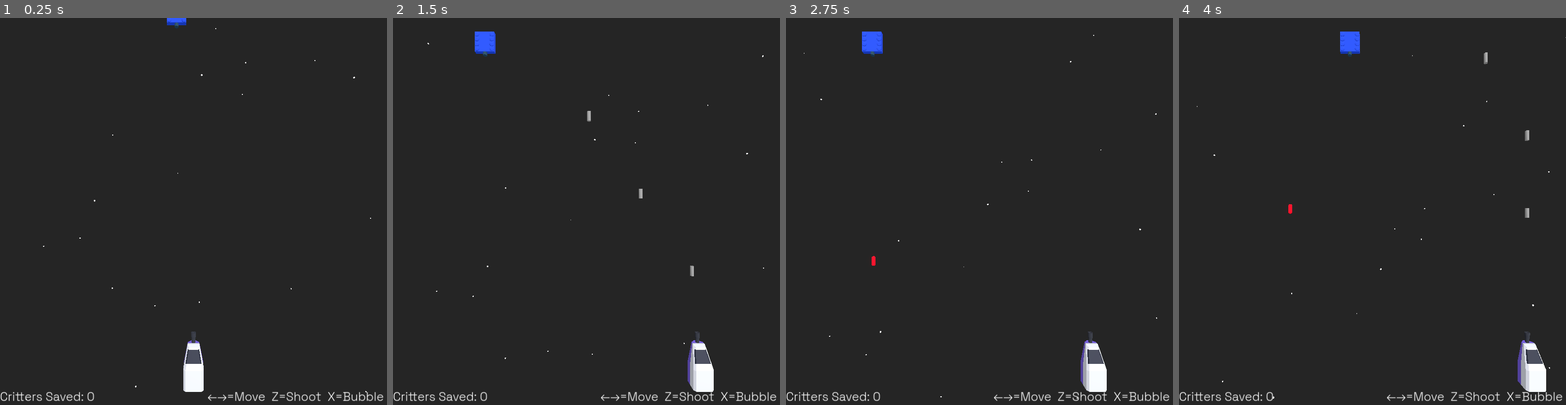
Above: before the commit, frames 1-4 (left to right).
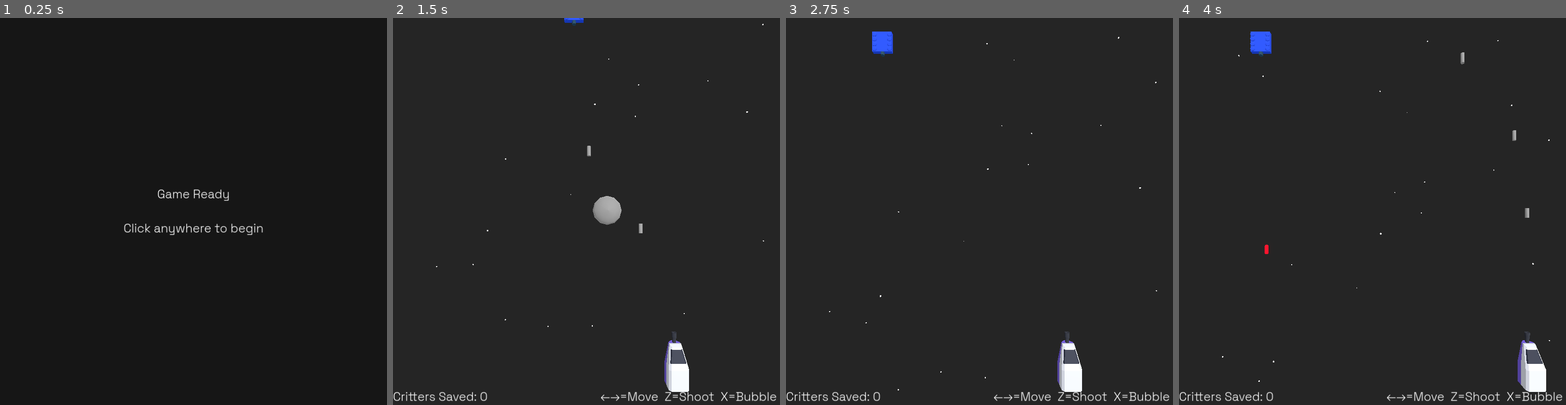
Above: after the commit, the same moments.

Repository: doctor-g/LD56
Game: Godot game, scene res://splash/splash_screen.tscn
Same seed, same stepped clock (60 frames per second), same inputs: the game is played once before the commit and once after it. Before the commit the project starts from res://world/world.tscn.
Inputs (mouse positions are in pixels of both pictures, inside the frame that each line leads up to):
- Up to frame 1 (0.25 s): no input
- Up to frame 2 (1.5 s): tap Enter at 0.5 s; move the mouse to (671, 192) at 0.52 s; hold D (move_right) 0.53-1.25 s; hold Space (fire) 0.53-1.25 s; click (671, 192) at 0.67 s; tap X (launch_bubble) at 0.8 s; click (586, 226) at 1.25 s, where only the run after the commit has a clickable "Begin Mission"
- Up to frame 3 (2.75 s): drag from (902, 230) to (960, 288) at 2.02 s
- Up to frame 4 (4 s): move the mouse to (1411, 126) at 2.77 s; hold D (move_right) 2.78-3.5 s; hold Space (fire) 2.78-3.5 s; click (1411, 126) at 2.92 s; tap X (launch_bubble) at 3.05 s; drag from (1353, 288) to (1256, 153) at 3.52 s

The runs differ from the first frame. In frame 1, 1.9% of the frame differs, in the area x 0-100%, y 0-99%; in frame 2, 2.4%, in the area x 8-96%, y 0-97%; in frame 3, 1.9%; in frame 4, 0.8%.

Commit message:
Add splash and credits

Diff:
--- a/project/project.godot
+++ b/project/project.godot
@@ -11,7 +11,7 @@
 [application]
 
 config/name="LD56"
-run/main_scene="res://world/world.tscn"
+run/main_scene="res://splash/splash_screen.tscn"
 config/features=PackedStringArray("4.3", "Forward Plus")
 config/icon="res://icon.svg"
 
--- /dev/null
+++ b/project/splash/splash_screen.gd
@@ -0,0 +1,6 @@
+extends Control
+
+
+func _on_gui_input(event: InputEvent) -> void:
+	if event is InputEventMouseButton and event.is_pressed():
+		get_tree().change_scene_to_packed(preload("res://world/world.tscn"))
--- /dev/null
+++ b/project/splash/splash_screen.tscn
@@ -0,0 +1,34 @@
+[gd_scene load_steps=3 format=3 uid="uid://c0kb8vc45aax4"]
+
+[ext_resource type="Script" path="res://splash/splash_screen.gd" id="1_cg4n7"]
+[ext_resource type="Theme" uid="uid://ddhhk3dhovsfl" path="res://common/theme.tres" id="1_pfpg0"]
+
+[node name="SplashScreen" type="Control"]
+layout_mode = 3
+anchors_preset = 15
+anchor_right = 1.0
+anchor_bottom = 1.0
+grow_horizontal = 2
+grow_vertical = 2
+script = ExtResource("1_cg4n7")
+
+[node name="Label" type="Label" parent="."]
+layout_mode = 1
+anchors_preset = 8
+anchor_left = 0.5
+anchor_top = 0.5
+anchor_right = 0.5
+anchor_bottom = 0.5
+offset_left = -104.5
+offset_top = -37.5
+offset_right = 104.5
+offset_bottom = 37.5
+grow_horizontal = 2
+grow_vertical = 2
+theme = ExtResource("1_pfpg0")
+text = "Game Ready
+
+Click anywhere to begin"
+horizontal_alignment = 1
+
+[connection signal="gui_input" from="." to="." method="_on_gui_input"]
--- a/project/world/wave_generator.gd
+++ b/project/world/wave_generator.gd
@@ -5,8 +5,9 @@
 
 var _waves_spawned := 0
 
-func _ready() -> void:
+func start() -> void:
 	_spawn_mob()
+	$WaveSpawnTimer.start()
 
 
 func _spawn_mob() -> void:
--- a/project/world/world.gd
+++ b/project/world/world.gd
@@ -7,6 +7,7 @@
 
 
 func _ready() -> void:
+	%BeginMissionButton.grab_focus()
 	_update_score_label()
 	$PlayerShip.exploded.connect(func():
 		%GameOverContainer.visible = true
@@ -25,3 +26,8 @@
 
 func _on_play_again_button_pressed() -> void:
 	get_tree().change_scene_to_packed(load("res://world/world.tscn"))
+
+
+func _on_begin_mission_button_pressed() -> void:
+	%TitleContainer.visible = false
+	%WaveGenerator.start()
--- a/project/world/world.tscn
+++ b/project/world/world.tscn
@@ -25,6 +25,12 @@
 
 [sub_resource type="LabelSettings" id="LabelSettings_x56wb"]
 font_size = 64
+
+[sub_resource type="LabelSettings" id="LabelSettings_q1f8u"]
+font_size = 64
+
+[sub_resource type="LabelSettings" id="LabelSettings_8syb2"]
+font_size = 24
 
 [node name="World" type="Node3D"]
 script = ExtResource("1_yhb16")
@@ -71,12 +77,12 @@
 scale_amount_max = 0.2
 
 [node name="WaveGenerator" type="Marker3D" parent="."]
+unique_name_in_owner = true
 transform = Transform3D(1, 0, 0, 0, 1, 0, 0, 0, 1, 0, 0, -19)
 script = ExtResource("3_ihlo5")
 
 [node name="WaveSpawnTimer" type="Timer" parent="WaveGenerator"]
 wait_time = 6.0
-autostart = true
 
 [node name="AudioStreamPlayer" type="AudioStreamPlayer" parent="."]
 stream = ExtResource("4_wcr52")
@@ -131,15 +137,55 @@
 
 [node name="GameOverLabel" type="Label" parent="HUD/GameOverContainer"]
 layout_mode = 2
-text = "GAME O."
+text = "GAME OVER"
 label_settings = SubResource("LabelSettings_x56wb")
 horizontal_alignment = 1
 
 [node name="PlayAgainButton" type="Button" parent="HUD/GameOverContainer"]
 unique_name_in_owner = true
 layout_mode = 2
-text = "Play Again"
+text = "Return to Menu"
+
+[node name="TitleContainer" type="Control" parent="HUD"]
+unique_name_in_owner = true
+layout_mode = 1
+anchors_preset = 15
+anchor_right = 1.0
+anchor_bottom = 1.0
+grow_horizontal = 2
+grow_vertical = 2
+
+[node name="VBoxContainer" type="VBoxContainer" parent="HUD/TitleContainer"]
+layout_mode = 1
+anchors_preset = 15
+anchor_right = 1.0
+anchor_bottom = 1.0
+grow_horizontal = 2
+grow_vertical = 2
+alignment = 1
+
+[node name="TitleLabel" type="Label" parent="HUD/TitleContainer/VBoxContainer"]
+layout_mode = 2
+text = "SPACE CRITTER RESCUE MISSION"
+label_settings = SubResource("LabelSettings_q1f8u")
+horizontal_alignment = 1
+
+[node name="BeginMissionButton" type="Button" parent="HUD/TitleContainer/VBoxContainer"]
+unique_name_in_owner = true
+layout_mode = 2
+text = "Begin Mission"
+
+[node name="Credits" type="Label" parent="HUD/TitleContainer"]
+offset_top = 694.0
+offset_right = 1024.0
+offset_bottom = 761.0
+text = "Another Silly Game by Paul Gestwicki
+Created for Ludum Dare 56
+"
+label_settings = SubResource("LabelSettings_8syb2")
+horizontal_alignment = 1
 
 [connection signal="child_entered_tree" from="." to="." method="_on_child_entered_tree"]
 [connection signal="timeout" from="WaveGenerator/WaveSpawnTimer" to="WaveGenerator" method="_on_mob_spawn_timer_timeout"]
 [connection signal="pressed" from="HUD/GameOverContainer/PlayAgainButton" to="." method="_on_play_again_button_pressed"]
+[connection signal="pressed" from="HUD/TitleContainer/VBoxContainer/BeginMissionButton" to="." method="_on_begin_mission_button_pressed"]
Not shown: 1 places in project/world/world.tscn that only renumber resources
